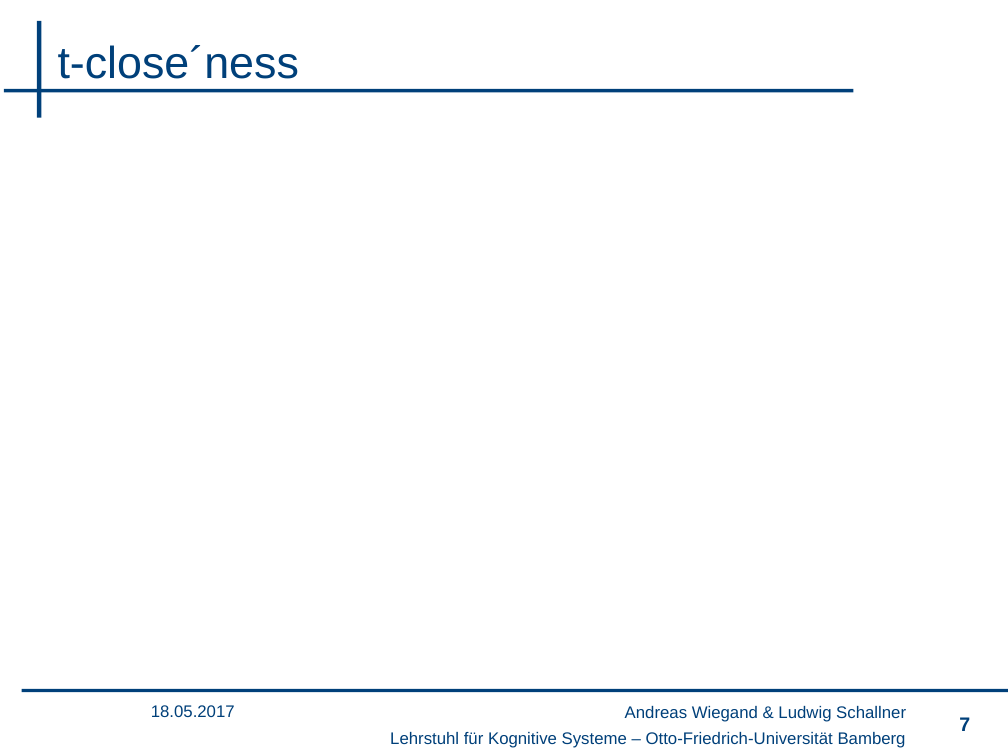
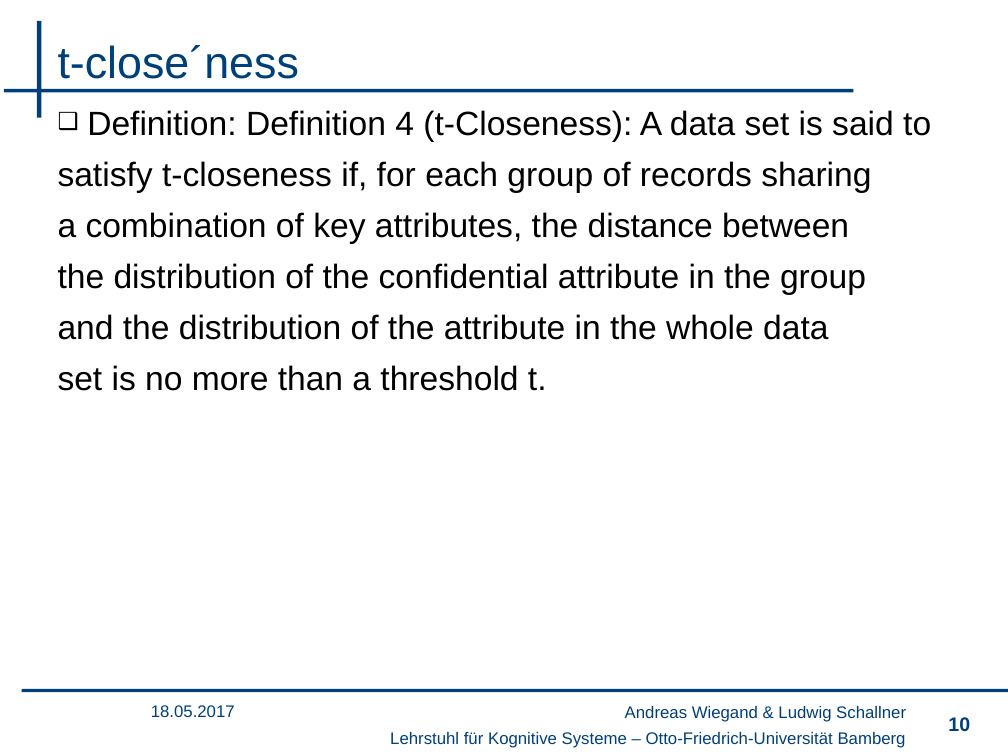
Before and after one commit to wsgan001/PSI-MSem, a slide deck: slide 10 of presentation/sicherheits.pptx (slide 7 before the commit). Drawn at 1008x756 pixels with LibreOffice and Linux fonts; fonts in the diff are those of the drawing; background and template pictures are left out. Boxes give left, top, right and bottom in pixels: in the first picture for what was removed or moved away, otherwise in the second. Text is boxed around its words. In the diff, an @@ line names an element or a change of style, - is before the commit and + after.

```diff
--- a/presentation/sicherheits.pptx
+++ b/presentation/sicherheits.pptx
@@ text added at <box>58,110,931,391</box>, 24 pt, text #000000 @@
+❑ Definition: Definition 4 (t-Closeness): A data set is said to
+satisfy t-closeness if, for each group of records sharing
+a combination of key attributes, the distance between
+the distribution of the confidential attribute in the group
+and the distribution of the attribute in the whole data
+set is no more than a threshold t.
@@ page number at <box>948,717,970,732</box>: text changed @@
-7
+10
```
Also in this commit, not shown: 3 other slides changed, 4 slides added, 1 other file.
